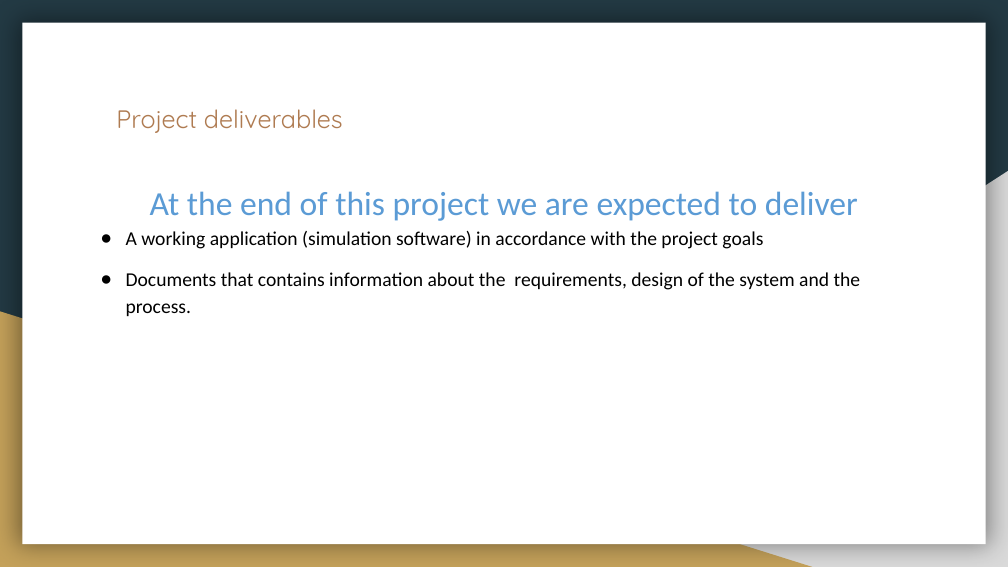
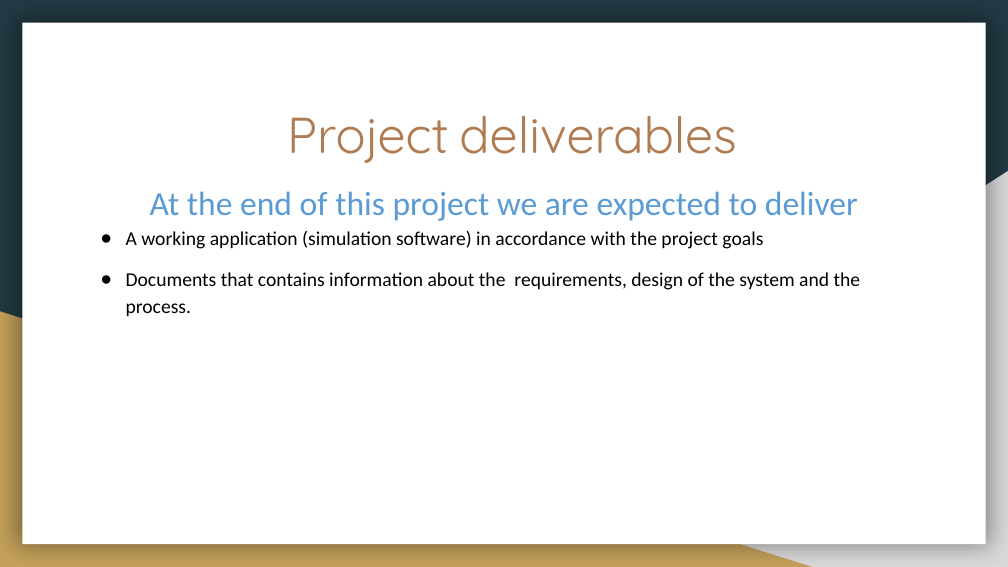
Before and after one commit to dholonakter/Csharp-Traffic-Simulation, a slide deck: slide 5 of First_version_of_the_presentation.pptx. Drawn at 1008x567 pixels with LibreOffice and Linux fonts; fonts in the diff are those of the drawing. Boxes give left, top, right and bottom in pixels: in the first picture for what was removed or moved away, otherwise in the second. Text is boxed around its words. In the diff, an @@ line names an element or a change of style, - is before the commit and + after.

```diff
--- a/First_version_of_the_presentation.pptx
+++ b/First_version_of_the_presentation.pptx
@@ title "Project deliverables" at (287, 115, 736, 163): size 18 to 36 pt; alignment left to centre @@
```
Also in this commit, not shown: 6 other slides changed, 10 other files.
